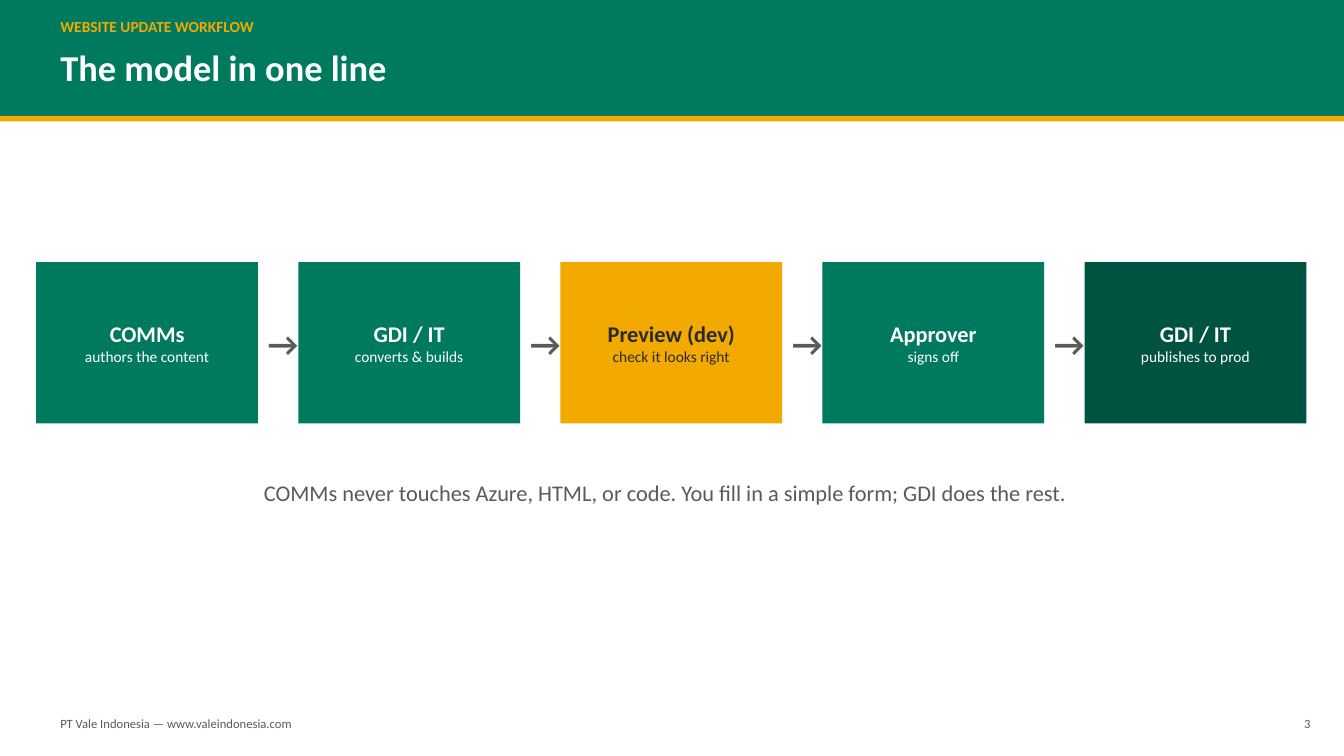
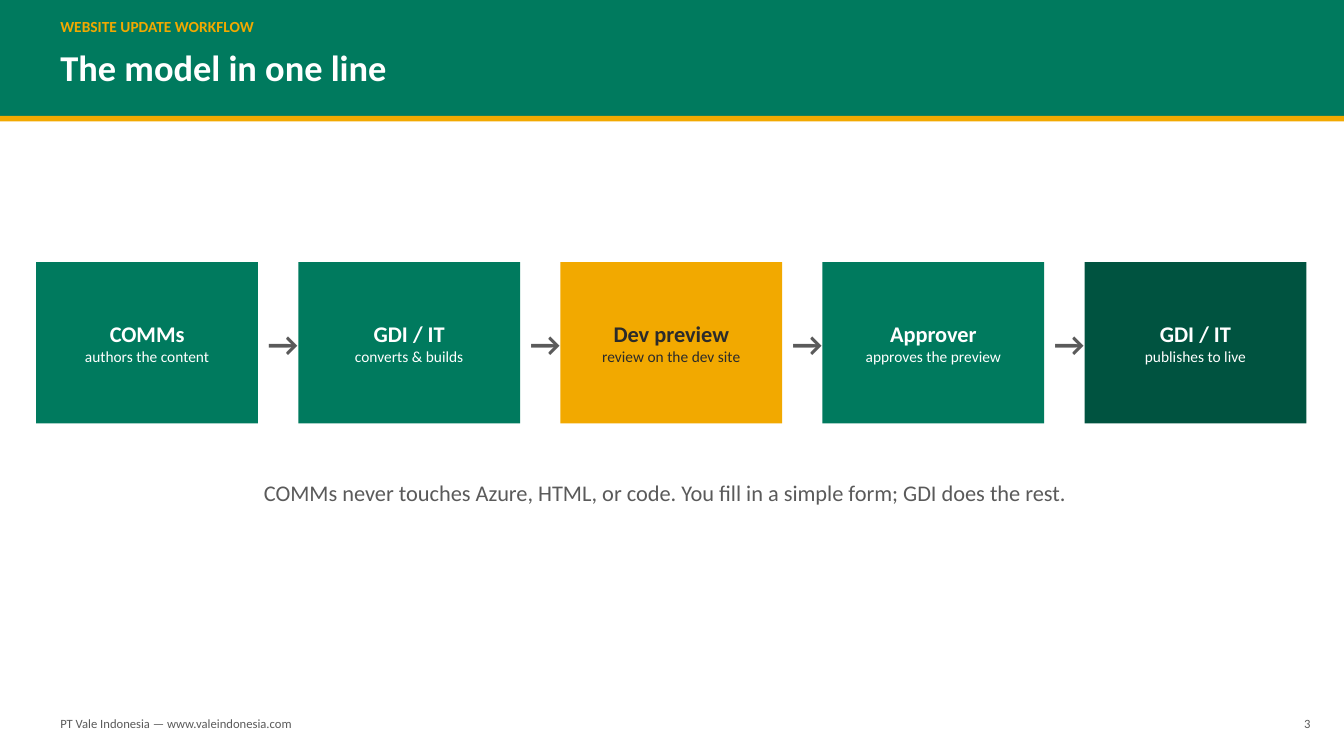
Before and after one commit to feiry/vale-website-static, a slide deck: slide 3 of docs/COMMs-Website-Update-Workflow.pptx. Drawn at 1344x756 pixels with LibreOffice and Linux fonts; fonts in the diff are those of the drawing. Boxes give left, top, right and bottom in pixels: in the first picture for what was removed or moved away, otherwise in the second. Text is boxed around its words. In the diff, an @@ line names an element or a change of style, - is before the commit and + after.

```diff
--- a/docs/COMMs-Website-Update-Workflow.pptx
+++ b/docs/COMMs-Website-Update-Workflow.pptx
@@ text in rectangle at (602, 326, 740, 362): text changed @@
-Preview (dev)
-check it looks right
+Dev preview
+review on the dev site
@@ text in rectangle at (866, 351, 1001, 365): text changed @@
-signs off
+approves the preview
@@ text in rectangle at (1145, 351, 1246, 365): text changed @@
-publishes to prod
+publishes to live
```
Also in this commit, not shown: 1 other slide changed, 1 other file.
